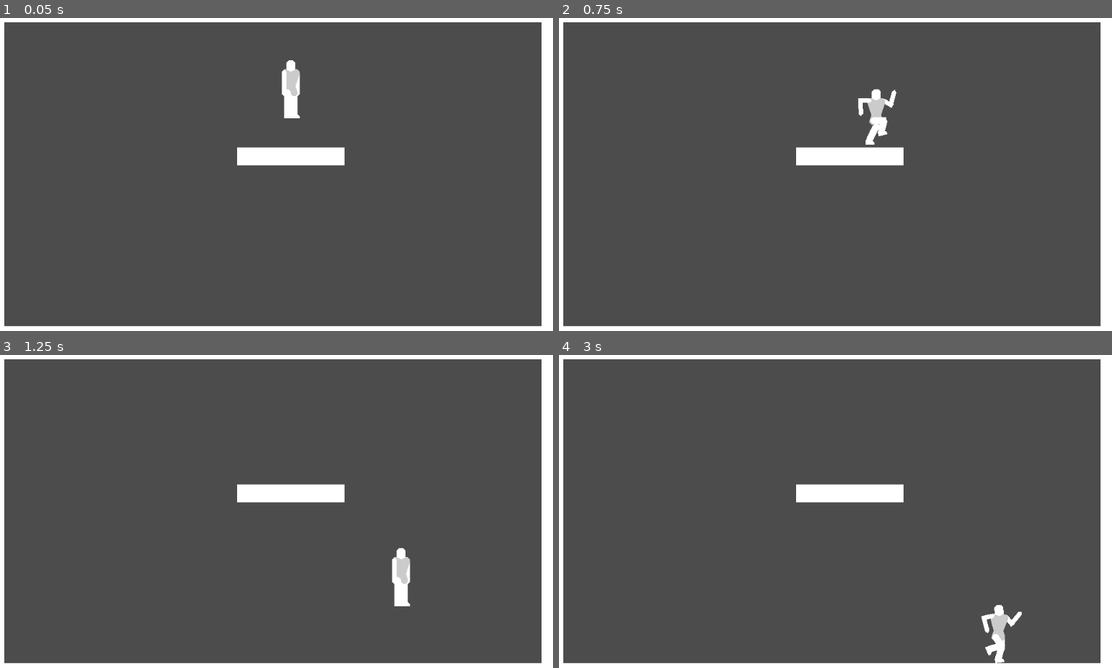
Above: before the commit, frames 1-4 (two rows, left to right).
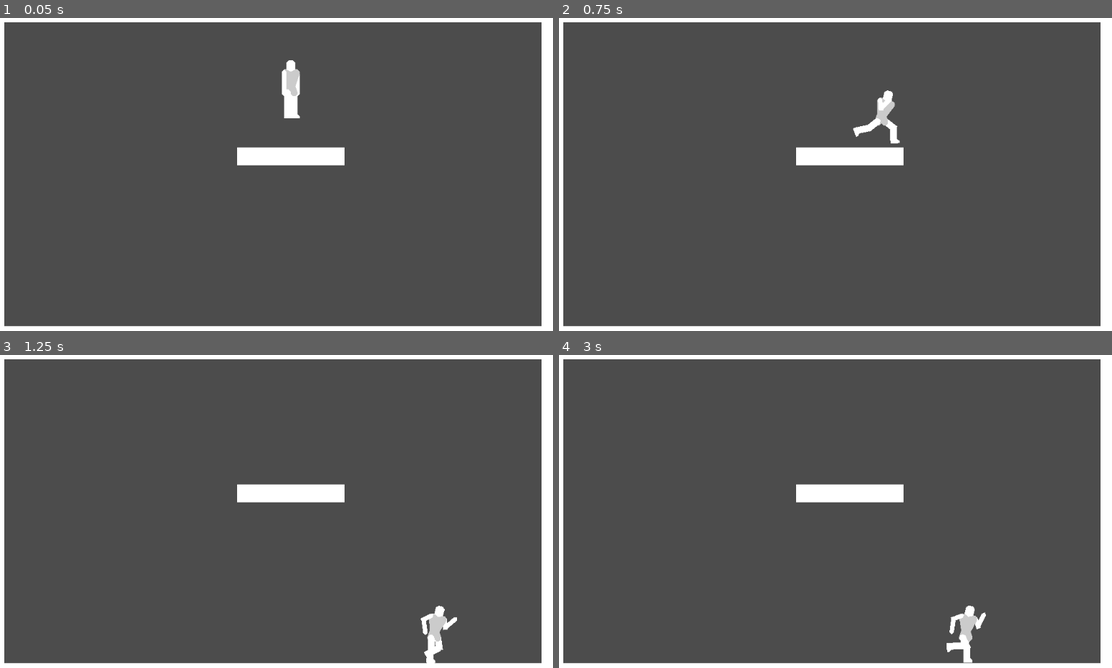
Above: after the commit, the same moments.

Repository: DarknessCatt/Lost-Soul
Game: Godot game, scene res://Maps/Debug_Map/Debug_Map.tscn
Two runs of this game, one before a commit and one after it. Both use one fixed random seed, a clock stepped at 60 frames per second and the inputs below. The project has no main scene, so this scene is started directly.
Inputs:
- Up to frame 1 (0.05 s): no input
- Up to frame 2 (0.75 s): tap Enter at 0.5 s; hold Right (hero_right) from 0.53 s (still down)
- Up to frame 3 (1.25 s): keep holding Right (hero_right)
- Up to frame 4 (3 s): release Right (hero_right) at 2.03 s; hold Left (hero_left) 2.03-2.78 s; hold Right (hero_right) from 2.78 s (still down)

Frame 1 is identical in both runs. In frame 2, 0.7% of the frame differs, in the area x 53-62%, y 22-41%; in frame 3, 1.1%; in frame 4, 1.1%, in the area x 70-84%, y 79-99%.

Commit message:
More Walking

Diff:
--- a/Lost_Soul/Entities/Hero/FSM/OnGround.gd
+++ b/Lost_Soul/Entities/Hero/FSM/OnGround.gd
@@ -2,7 +2,7 @@
 
 const NORMAL : Vector2 = Vector2(0, -1)
 const ACCEL : int = 3000
-const MAX_SPEED : int = 300
+const MAX_SPEED : int = 400
 const FRICTION : float = 0.75
 
 #Direction Enum FSM
--- a/Lost_Soul/Entities/Hero/Hero.tscn
+++ b/Lost_Soul/Entities/Hero/Hero.tscn
@@ -560,57 +560,58 @@
 "values": [ 0.0 ]
 }
 
-[sub_resource type="Animation" id=3]
+[sub_resource type="Animation" id=4]
 resource_name = "Walking"
-length = 0.8
+length = 0.6
 loop = true
+step = 0.05
 tracks/0/type = "value"
-tracks/0/path = NodePath("Body/Hip/Torso/Left_Arm:rotation_degrees")
+tracks/0/path = NodePath("Body/Hip/Torso:rotation_degrees")
 tracks/0/interp = 2
 tracks/0/loop_wrap = true
 tracks/0/imported = false
 tracks/0/enabled = true
 tracks/0/keys = {
-"times": PoolRealArray( 0.2, 0.6 ),
+"times": PoolRealArray( 0.15, 0.45 ),
 "transitions": PoolRealArray( 1, 1 ),
 "update": 0,
-"values": [ 89.9999, -19.5946 ]
+"values": [ 20.0, 5.0 ]
 }
 tracks/1/type = "value"
-tracks/1/path = NodePath("Body/Hip/Torso/Left_Arm/Left_Hand:rotation_degrees")
+tracks/1/path = NodePath("Body/Hip/Torso/Head:rotation_degrees")
 tracks/1/interp = 2
 tracks/1/loop_wrap = true
 tracks/1/imported = false
 tracks/1/enabled = true
 tracks/1/keys = {
-"times": PoolRealArray( 0.2, 0.6 ),
+"times": PoolRealArray( 0.2, 0.5 ),
 "transitions": PoolRealArray( 1, 1 ),
 "update": 0,
-"values": [ -89.9999, -89.9999 ]
+"values": [ -5.0, 5.0 ]
 }
 tracks/2/type = "value"
-tracks/2/path = NodePath("Body/Hip/Torso/Right_Arm:rotation_degrees")
+tracks/2/path = NodePath("Body/Hip/Torso/Left_Arm:rotation_degrees")
 tracks/2/interp = 2
 tracks/2/loop_wrap = true
 tracks/2/imported = false
 tracks/2/enabled = true
 tracks/2/keys = {
-"times": PoolRealArray( 0.2, 0.6 ),
+"times": PoolRealArray( 0.25, 0.55 ),
 "transitions": PoolRealArray( 1, 1 ),
 "update": 0,
-"values": [ -59.9999, 59.9999 ]
+"values": [ -30.0, 59.9999 ]
 }
 tracks/3/type = "value"
-tracks/3/path = NodePath("Body/Hip/Torso/Right_Arm/Right_Hand:rotation_degrees")
+tracks/3/path = NodePath("Body/Hip/Torso/Right_Arm:rotation_degrees")
 tracks/3/interp = 2
 tracks/3/loop_wrap = true
 tracks/3/imported = false
 tracks/3/enabled = true
 tracks/3/keys = {
-"times": PoolRealArray( 0.2, 0.6 ),
+"times": PoolRealArray( 0.25, 0.55 ),
 "transitions": PoolRealArray( 1, 1 ),
 "update": 0,
-"values": [ -105.0, -89.9999 ]
+"values": [ 59.8382, -30.0 ]
 }
 tracks/4/type = "value"
 tracks/4/path = NodePath("Body/Hip/Left_Leg:rotation_degrees")
@@ -619,34 +620,34 @@
 tracks/4/imported = false
 tracks/4/enabled = true
 tracks/4/keys = {
-"times": PoolRealArray( 0, 0.2, 0.4, 0.6 ),
+"times": PoolRealArray( 0.1, 0.25, 0.4, 0.55 ),
 "transitions": PoolRealArray( 1, 1, 1, 1 ),
 "update": 0,
-"values": [ 30.0, -89.9999, -21.4229, 24.7522 ]
+"values": [ 30.0, 44.9999, -74.9999, -30.0 ]
 }
 tracks/5/type = "value"
-tracks/5/path = NodePath("Body/Hip/Right_Leg/Right_Shin/Right_Foot:rotation_degrees")
+tracks/5/path = NodePath("Body/Hip/Left_Leg/Left_Shin:rotation_degrees")
 tracks/5/interp = 2
 tracks/5/loop_wrap = true
 tracks/5/imported = false
 tracks/5/enabled = true
 tracks/5/keys = {
-"times": PoolRealArray( 0, 0.2, 0.4, 0.6 ),
+"times": PoolRealArray( 0.1, 0.25, 0.4, 0.55 ),
 "transitions": PoolRealArray( 1, 1, 1, 1 ),
 "update": 0,
-"values": [ -15.0, -26.5721, 15.0, -30.0 ]
+"values": [ 0.0, 44.9999, 89.9999, 30.0 ]
 }
 tracks/6/type = "value"
-tracks/6/path = NodePath("Body/Hip/Right_Leg/Right_Shin:rotation_degrees")
+tracks/6/path = NodePath("Body/Hip/Left_Leg/Left_Shin/Left_Foot:rotation_degrees")
 tracks/6/interp = 2
 tracks/6/loop_wrap = true
 tracks/6/imported = false
 tracks/6/enabled = true
 tracks/6/keys = {
-"times": PoolRealArray( 0, 0.2, 0.4, 0.6 ),
+"times": PoolRealArray( 0.1, 0.25, 0.4, 0.55 ),
 "transitions": PoolRealArray( 1, 1, 1, 1 ),
 "update": 0,
-"values": [ 48.3608, -3.76391, 74.565, 120.0 ]
+"values": [ -30.0, 0.0, -15.0, 0.0 ]
 }
 tracks/7/type = "value"
 tracks/7/path = NodePath("Body/Hip/Right_Leg:rotation_degrees")
@@ -655,62 +656,62 @@
 tracks/7/imported = false
 tracks/7/enabled = true
 tracks/7/keys = {
-"times": PoolRealArray( 0, 0.2, 0.4, 0.6 ),
+"times": PoolRealArray( 0.1, 0.25, 0.4, 0.55 ),
 "transitions": PoolRealArray( 1, 1, 1, 1 ),
 "update": 0,
-"values": [ -34.4126, 29.3305, 30.0, -105.0 ]
+"values": [ -74.9999, -30.0, 30.0, 44.9999 ]
 }
 tracks/8/type = "value"
-tracks/8/path = NodePath("Body/Hip/Left_Leg/Left_Shin/Left_Foot:rotation_degrees")
+tracks/8/path = NodePath("Body/Hip/Right_Leg/Right_Shin:rotation_degrees")
 tracks/8/interp = 2
 tracks/8/loop_wrap = true
 tracks/8/imported = false
 tracks/8/enabled = true
 tracks/8/keys = {
-"times": PoolRealArray( 0, 0.2, 0.4, 0.6 ),
+"times": PoolRealArray( 0.1, 0.25, 0.4, 0.55 ),
 "transitions": PoolRealArray( 1, 1, 1, 1 ),
 "update": 0,
-"values": [ 15.0, -30.0, 15.0, -30.0 ]
+"values": [ 89.9999, 30.0, 0.0, 44.9999 ]
 }
 tracks/9/type = "value"
-tracks/9/path = NodePath("Body/Hip/Left_Leg/Left_Shin:rotation_degrees")
+tracks/9/path = NodePath("Body/Hip/Right_Leg/Right_Shin/Right_Foot:rotation_degrees")
 tracks/9/interp = 2
 tracks/9/loop_wrap = true
 tracks/9/imported = false
 tracks/9/enabled = true
 tracks/9/keys = {
-"times": PoolRealArray( 0, 0.2, 0.4, 0.6 ),
+"times": PoolRealArray( 0.1, 0.25, 0.4, 0.55 ),
 "transitions": PoolRealArray( 1, 1, 1, 1 ),
 "update": 0,
-"values": [ 87.1618, 105.0, 0.143295, 0.0730795 ]
+"values": [ -15.0, 0.0, -30.0, 0.0 ]
 }
 tracks/10/type = "value"
-tracks/10/path = NodePath("Body/Hip/Torso/Head:rotation_degrees")
+tracks/10/path = NodePath("Body/Hip/Torso/Left_Arm/Left_Hand:rotation_degrees")
 tracks/10/interp = 2
 tracks/10/loop_wrap = true
 tracks/10/imported = false
 tracks/10/enabled = true
 tracks/10/keys = {
-"times": PoolRealArray( 0, 0.4 ),
+"times": PoolRealArray( 0.25, 0.55 ),
 "transitions": PoolRealArray( 1, 1 ),
 "update": 0,
-"values": [ -15.0, 15.0 ]
+"values": [ -135.0, -59.9999 ]
 }
 tracks/11/type = "value"
-tracks/11/path = NodePath("Body/Hip/Torso:rotation_degrees")
+tracks/11/path = NodePath("Body/Hip/Torso/Right_Arm/Right_Hand:rotation_degrees")
 tracks/11/interp = 2
 tracks/11/loop_wrap = true
 tracks/11/imported = false
 tracks/11/enabled = true
 tracks/11/keys = {
-"times": PoolRealArray( 0, 0.4 ),
+"times": PoolRealArray( 0.25, 0.55 ),
 "transitions": PoolRealArray( 1, 1 ),
 "update": 0,
-"values": [ 5.0, -5.0 ]
-}
-
-[sub_resource type="RectangleShape2D" id=2]
-extents = Vector2( 12, 48 )
+"values": [ -59.9999, -135.0 ]
+}
+
+[sub_resource type="RectangleShape2D" id=3]
+extents = Vector2( 12, 47.2588 )
 
 [node name="Hero" type="KinematicBody2D"]
 script = ExtResource( 1 )
@@ -718,7 +719,7 @@
 [node name="Animations" type="AnimationPlayer" parent="."]
 autoplay = "Rest"
 anims/Rest = SubResource( 1 )
-anims/Walking = SubResource( 3 )
+anims/Walking = SubResource( 4 )
 
 [node name="States" type="Node" parent="."]
 
@@ -809,7 +810,7 @@
 position = Vector2( -2.35438e-06, 16 )
 rotation = 0.012625
 offset = Vector2( 31.8105, 42.7501 )
-polygon = PoolVector2Array( -31.794, -46.6744, -27.7438, -42.7252, -27.4408, -18.7271, -31.39, -14.6769, -35.4402, -18.6261, -35.7432, -42.6242 )
+polygon = PoolVector2Array( -31.794, -46.6744, -27.7438, -42.7252, -27.6309, -33.7875, -27.4408, -18.7271, -31.39, -14.6769, -35.4402, -18.6261, -35.7432, -42.6242 )
 __meta__ = {
 "_edit_bone_": true
 }
@@ -899,9 +900,8 @@
 }
 
 [node name="Body_Collision" type="CollisionShape2D" parent="."]
-visible = false
 position = Vector2( 0, 8 )
-shape = SubResource( 2 )
+shape = SubResource( 3 )
 __meta__ = {
 "_edit_lock_": true
 }
